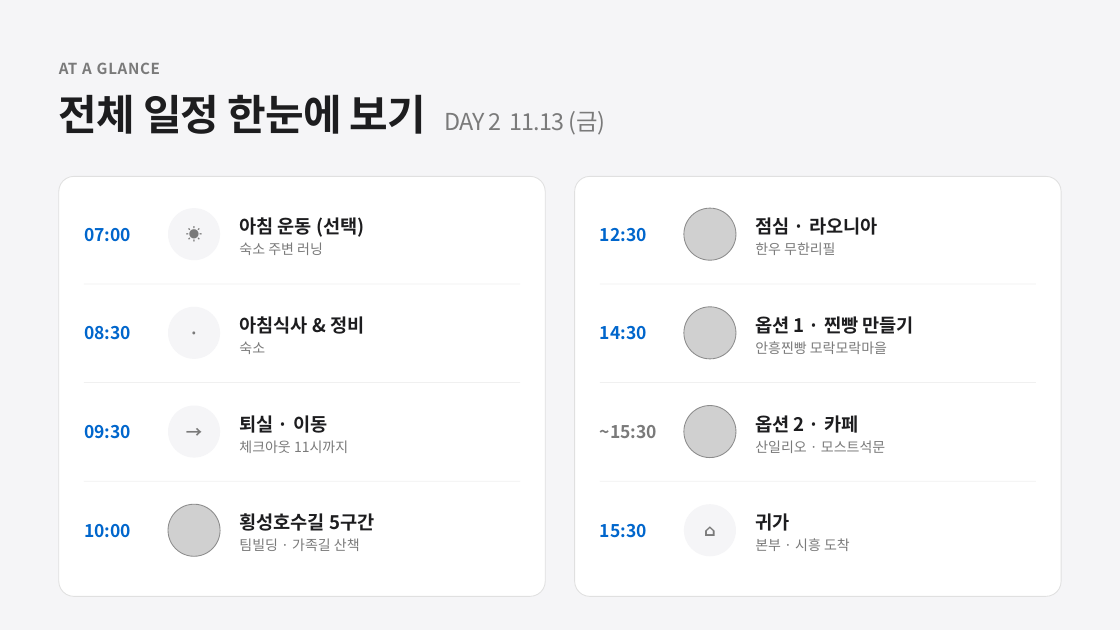
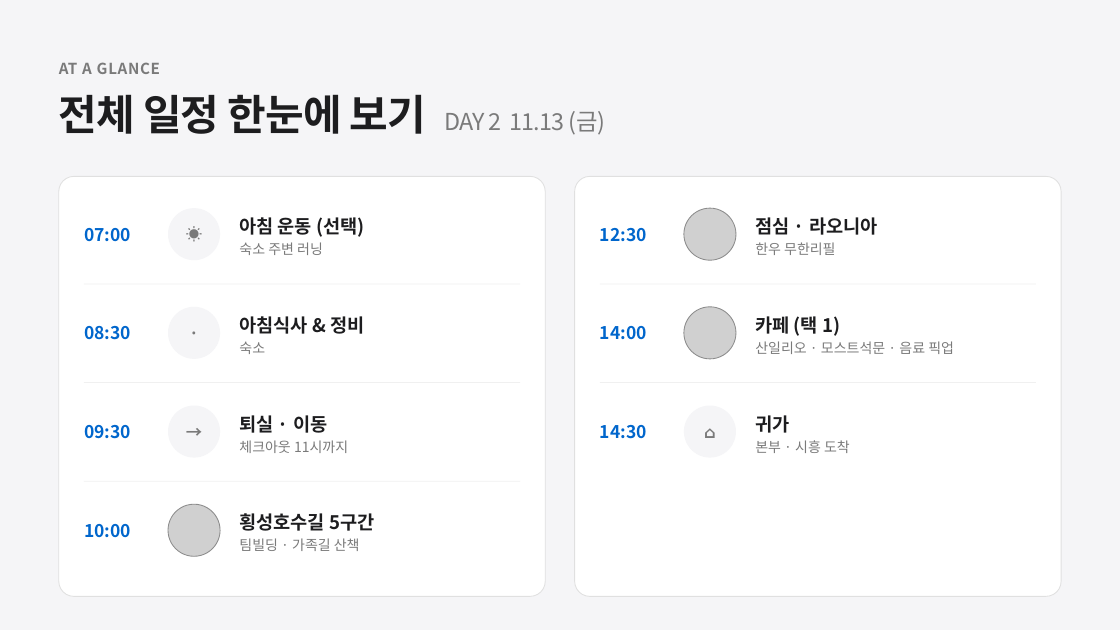
Before and after one commit to wvcsr/gipa-workshop-2026, a slide deck: slide 16 of 기파팀_하반기_워크샵_안내서.pptx (slide 17 before the commit). Drawn at 1120x630 pixels with LibreOffice and Linux fonts; fonts in the diff are those of the drawing; grey boxes stand for pictures. Boxes give left, top, right and bottom in pixels: in the first picture for what was removed or moved away, otherwise in the second. Text is boxed around its words. In the diff, an @@ line names an element or a change of style, - is before the commit and + after.

```diff
--- a/기파팀_하반기_워크샵_안내서.pptx
+++ b/기파팀_하반기_워크샵_안내서.pptx
@@ text at [600,326,647,339]: text changed @@
-14:30
+14:00
@@ text at [755,316,954,354]: text changed @@
-옵션 1 · 찐빵 만들기
-안흥찐빵 모락모락마을
+카페 (택 1)
+산일리오 · 모스트석문 · 음료 픽업
@@ 2 texts, 1 ellipse: place and size @@
-2 texts, 1 ellipse at [684,504,850,556]
+2 texts, 1 ellipse at [684,406,850,458]
@@ picture removed at [684,406,736,458] @@
@@ text removed at [755,415,885,453] @@
-옵션 2 · 카페
-산일리오 · 모스트석문
@@ text at [600,425,647,439]: text changed; text colour #7A7A7A to #0066CC @@
-~15:30
+14:30
@@ text removed at [600,524,647,538] @@
-15:30
```
Also in this commit, not shown: 7 other slides changed, 2 slides added, 2 slides removed, 6 other files.
